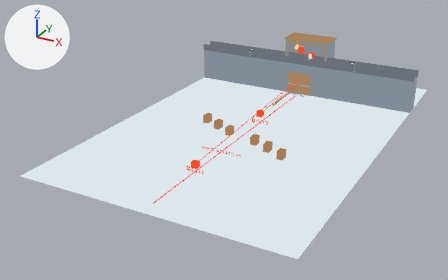
The Blender file project/severed-homeland/01/control/scene-packages/SC001/blockout.blend, before and after one commit.
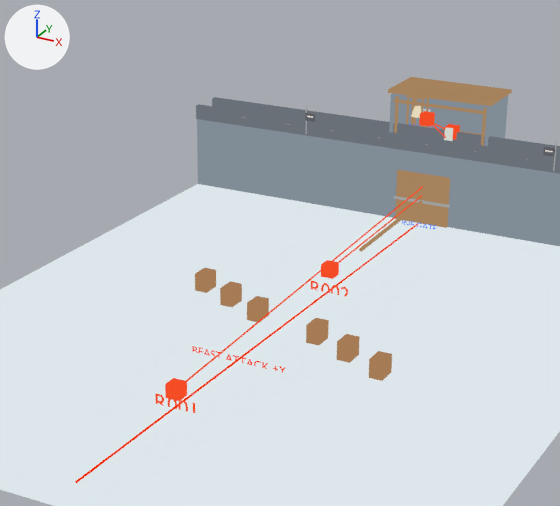
There are two pictures of each version: one whole from a 50 mm camera at (71.5, -183.5, 68.0) aimed at (-5.9, -42.9, -2.2), one close up on the part from 27% to 80% of the width and 0% to 76% of the height. Lighting does not change. The marker at upper left points along +X, +Y and +Z. The older version's two pictures come first.

In view in the first close-up: 'attack_direction_arrow_main', 'attack_direction_label', 'blackstone_outer_wall', 'central_old_wood_gate', 'exterior_parapet', 'gate_label', 'gatehouse_side_parapet', 'r001_camera_marker', 'r001_camera_ray', 'r001_label', 'r002_camera_marker', 'r002_camera_ray', 'r002_label', 'r003_camera_marker', 'r003_camera_ray', 'r004_camera_marker', 'r004_camera_ray', 'snow_ground_exterior', 'upper_gatehouse_back_wall', 'upper_gatehouse_left_wall', 'upper_gatehouse_right_wall', 'upper_gatehouse_roof' and 18 more.
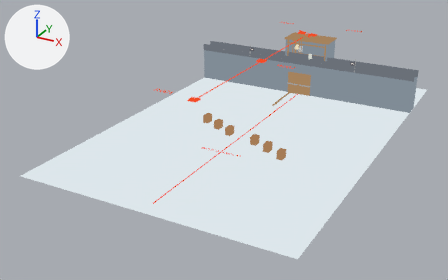
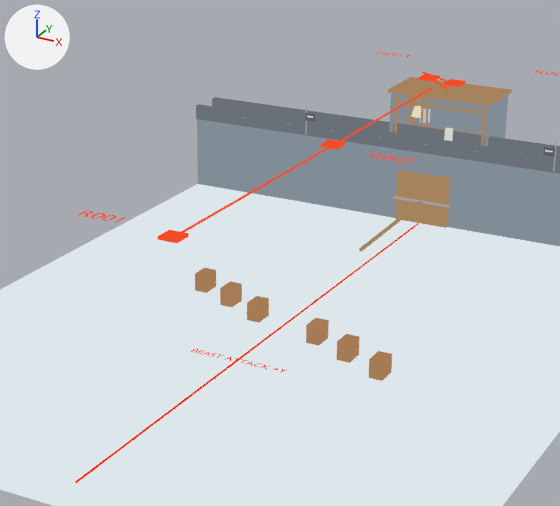
Location of each change, (x1, y1, x2, y2) in pixels of the close-ups (560 x 506 px):
'r001_camera_ray', reshaped (26% shorter): before (186, 186, 423, 381); after (181, 88, 432, 232)
'r001_camera_marker', moved, rescaled (39% wider, 42% shorter): before (165, 378, 187, 401); after (158, 230, 189, 243)
'r002_camera_marker', moved, rescaled (42% wider, 45% shorter): before (321, 260, 339, 279); after (320, 140, 346, 150)
'r004_camera_marker', moved, rescaled (35% wider, 53% shorter): before (419, 111, 435, 127); after (418, 74, 440, 81)
'r002_camera_ray', reshaped (10% wider, 23% shorter): before (339, 195, 422, 263); after (339, 89, 430, 141)
'r001_label', text changed, reshaped, moved, turned: before (155, 393, 195, 413); after (78, 210, 125, 223)
'attack_direction_label', turned: before (192, 346, 286, 373); after (191, 349, 285, 372)
'r003_camera_marker', moved, rescaled (35% wider, 47% shorter): before (444, 124, 460, 140); after (444, 79, 466, 87)
'r002_label', text changed, reshaped, moved, turned: before (311, 281, 348, 296); after (369, 153, 414, 164)
'r004_camera_ray', reshaped (39% shorter): before (430, 121, 446, 138); after (433, 80, 449, 90)
'gate_label', no longer drawn: before (402, 220, 436, 230)
'r003_camera_ray', reshaped: before (434, 123, 445, 129); after (422, 71, 448, 81)
'r004_label', reshaped, moved, turned (not visible before): after (534, 70, 560, 76)
'r003_label', moved, turned (not visible before): after (375, 51, 410, 57)

Edits to the bpy script that builds the scene:
```text
Change me_cube_048:
    remove me_cube_048.from_pydata(...)  # 8 vertices, 6 faces; spans x -0.8..0.8, y -0.8..0.8, z -0.8..0.8
    add me_cube_048.from_pydata(...)  # 8 vertices, 6 faces; spans x -1.1..1.1, y -1.1..1.1, z -0.17..0.17
    me_cube_048 part 1: the whole mesh is scaled about its middle by (1.38, 1.38, 0.219)
Change me_cube_049:
    remove me_cube_049.from_pydata(...)  # 8 vertices, 6 faces; spans x -0.8..0.8, y -0.8..0.8, z -0.8..0.8
    add me_cube_049.from_pydata(...)  # 8 vertices, 6 faces; spans x -1.1..1.1, y -1.1..1.1, z -0.17..0.17
    me_cube_049 part 2: the whole mesh is scaled about its middle by (1.38, 1.38, 0.219)
Change me_cube_050:
    remove me_cube_050.from_pydata(...)  # 8 vertices, 6 faces; spans x -0.8..0.8, y -0.8..0.8, z -0.8..0.8
    add me_cube_050.from_pydata(...)  # 8 vertices, 6 faces; spans x -1.1..1.1, y -1.1..1.1, z -0.17..0.17
    me_cube_050 part 3: the whole mesh is scaled about its middle by (1.38, 1.38, 0.219)
Change me_cube_051:
    remove me_cube_051.from_pydata(...)  # 8 vertices, 6 faces; spans x -0.8..0.8, y -0.8..0.8, z -0.8..0.8
    add me_cube_051.from_pydata(...)  # 8 vertices, 6 faces; spans x -1.1..1.1, y -1.1..1.1, z -0.17..0.17
    me_cube_051 part 4: the whole mesh is scaled about its middle by (1.38, 1.38, 0.219)
Change cu_r001_camera_ray:
    where _sp = cu_r001_camera_ray.splines.new('POLY'); _sp.points.add(1)
    remove _sp.points.foreach_set('co', [0.0, -68.0, 2.2, 1.0, 0.0, -1.8, 5.4, 1.0])
    add _sp.points.foreach_set('co', [0.0, -68.0, 18.7, 1.0, 0.0, -1.8, 18.7, 1.0])
    cu_r001_camera_ray.bevel_depth: 0.09 -> 0.12
Change cu_r002_camera_ray:
    where _sp = cu_r002_camera_ray.splines.new('POLY'); _sp.points.add(1)
    remove _sp.points.foreach_set('co', [0.0, -32.0, 3.1, 1.0, 0.0, -2.5, 4.1, 1.0])
    add _sp.points.foreach_set('co', [0.0, -32.0, 18.7, 1.0, 0.0, -2.5, 18.7, 1.0])
    cu_r002_camera_ray.bevel_depth: 0.09 -> 0.12
Change cu_r003_camera_ray:
    where _sp = cu_r003_camera_ray.splines.new('POLY'); _sp.points.add(1)
    remove _sp.points.foreach_set('co', [1.8, 2.3, 12.0, 1.0, -4.6, 6.3, 12.2, 1.0])
    add _sp.points.foreach_set('co', [1.8, 2.3, 18.7, 1.0, -4.6, 6.3, 18.7, 1.0])
    cu_r003_camera_ray.bevel_depth: 0.09 -> 0.12
Change cu_r004_camera_ray:
    where _sp = cu_r004_camera_ray.splines.new('POLY'); _sp.points.add(1)
    remove _sp.points.foreach_set('co', [-2.4, 3.4, 13.0, 1.0, 2.1, -0.8, 12.0, 1.0])
    add _sp.points.foreach_set('co', [-2.4, 3.4, 18.7, 1.0, 2.1, -0.8, 18.7, 1.0])
    cu_r004_camera_ray.bevel_depth: 0.09 -> 0.12
Change txt_text_001:
    txt_text_001.body: 'ONE GATE' -> 'SC001 ONE WALL / ONE GATE'
    txt_text_001.size: 1.2 -> 2.0
Add txt_text_013:
    txt_text_013 = bpy.data.curves.new('Text.013', 'FONT')
    txt_text_013.body = 'R004'
    txt_text_013.materials.append(mat_camera_marker)  # red #ff5027
    txt_text_013.align_x = 'CENTER'
    txt_text_013.align_y = 'CENTER'
    txt_text_013.size = 2.6
Add txt_text_011:
    txt_text_011 = bpy.data.curves.new('Text.011', 'FONT')
    txt_text_011.body = 'R002'
    txt_text_011.materials.append(mat_camera_marker)  # red #ff5027
    txt_text_011.align_x = 'CENTER'
    txt_text_011.align_y = 'CENTER'
    txt_text_011.size = 2.6
Add txt_text_010:
    txt_text_010 = bpy.data.curves.new('Text.010', 'FONT')
    txt_text_010.body = 'R001'
    txt_text_010.materials.append(mat_camera_marker)  # red #ff5027
    txt_text_010.align_x = 'CENTER'
    txt_text_010.align_y = 'CENTER'
    txt_text_010.size = 2.6
Change ob_r001_camera_marker:
    ob_r001_camera_marker.location: (0.0, -68.0, 2.2) -> (0.0, -68.0, 18.8)
Change ob_r002_camera_marker:
    ob_r002_camera_marker.location: (0.0, -32.0, 3.1) -> (0.0, -32.0, 18.8)
Change ob_r003_camera_marker:
    ob_r003_camera_marker.location: (1.8, 2.3, 12.0) -> (1.8, 2.3, 18.8)
Change ob_r004_camera_marker:
    ob_r004_camera_marker.location: (-2.4, 3.4, 13.0) -> (-2.4, 3.4, 18.8)
Change ob_attack_direction_label:
    ob_attack_direction_label.rotation_euler: (1.571, 0.0, 0.0) -> (0.0, 0.0, 0.0)  # degrees (90, 0, 0) -> degrees (0, 0, 0)
Change ob_r001_label:
    ob_r001_label.rotation_euler: (1.571, 0.0, 0.0) -> (0.0, 0.0, 0.0)  # degrees (90, 0, 0) -> degrees (0, 0, 0)
    ob_r001_label: bpy.data.objects.new('r001_label', txt_text_005) -> bpy.data.objects.new('r001_label', txt_text_010)
    ob_r001_label.location: (0.0, -68.0, 0.2) -> (-9.0, -67.0, 19.0)
Change ob_r002_label:
    ob_r002_label.rotation_euler: (1.571, 0.0, 0.0) -> (0.0, 0.0, 0.0)  # degrees (90, 0, 0) -> degrees (0, 0, 0)
    ob_r002_label: bpy.data.objects.new('r002_label', txt_text_006) -> bpy.data.objects.new('r002_label', txt_text_011)
    ob_r002_label.location: (0.0, -32.0, 0.2) -> (8.5, -34.5, 19.0)
Change ob_r003_label:
    ob_r003_label.rotation_euler: (1.571, 0.0, 0.0) -> (0.0, 0.0, 0.0)  # degrees (90, 0, 0) -> degrees (0, 0, 0)
    ob_r003_label.location: (1.8, 2.3, 0.2) -> (-12.0, 13.0, 19.0)
Change ob_r004_label:
    ob_r004_label.rotation_euler: (1.571, 0.0, 0.0) -> (0.0, 0.0, 0.0)  # degrees (90, 0, 0) -> degrees (0, 0, 0)
    ob_r004_label: bpy.data.objects.new('r004_label', txt_text_008) -> bpy.data.objects.new('r004_label', txt_text_013)
    ob_r004_label.location: (-2.4, 3.4, 0.2) -> (12.0, 13.0, 19.0)
```
